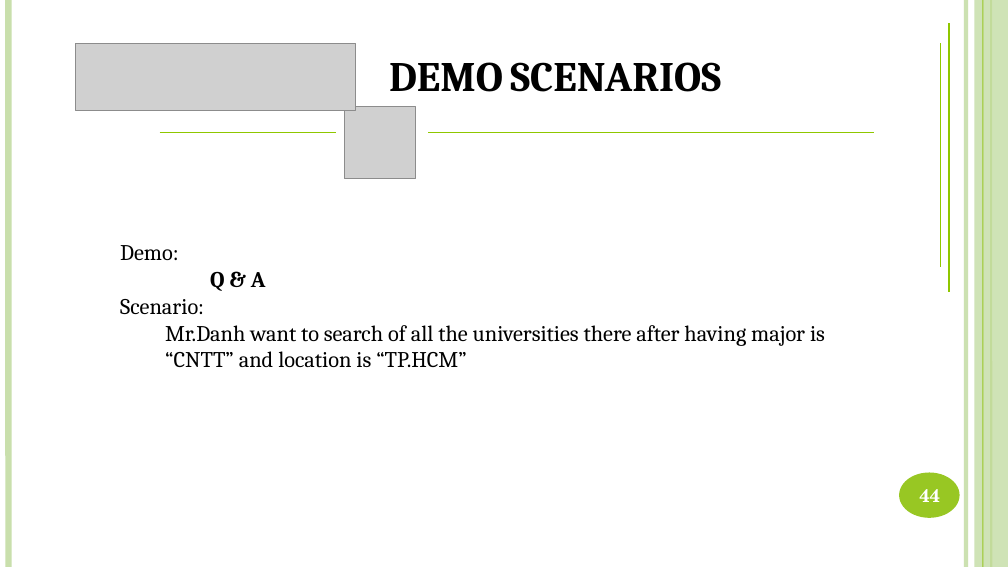
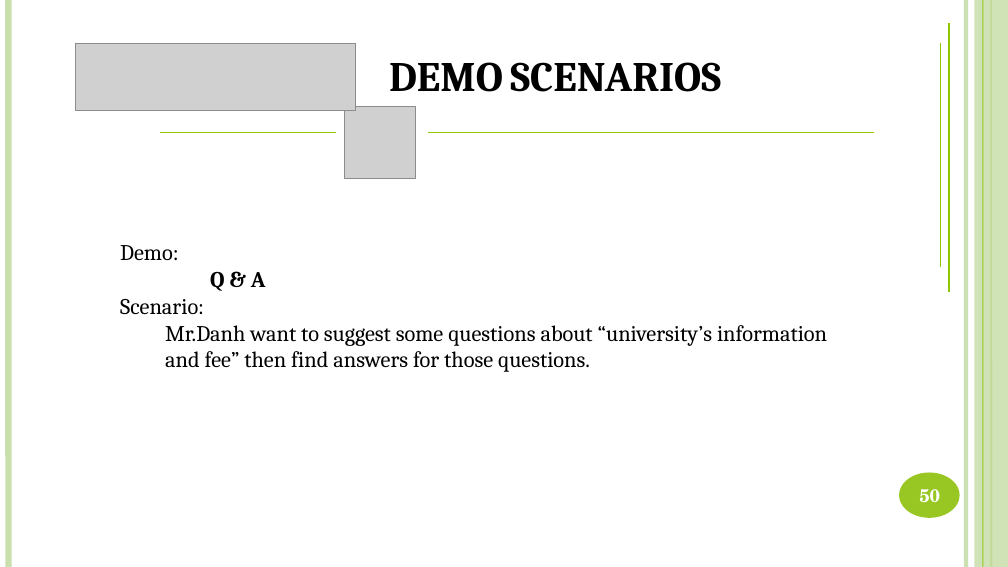
Before and after one commit to DanhLT2/Slide-Unistar, a slide deck: slide 50 of Slide-UniStar/UniStar.pptx (slide 44 before the commit). Drawn at 1008x567 pixels with LibreOffice and Linux fonts; fonts in the diff are those of the drawing; grey boxes stand for pictures. Boxes give left, top, right and bottom in pixels: in the first picture for what was removed or moved away, otherwise in the second. Text is boxed around its words. In the diff, an @@ line names an element or a change of style, - is before the commit and + after.

```diff
--- a/Slide-UniStar/UniStar.pptx
+++ b/Slide-UniStar/UniStar.pptx
@@ text at [165, 325, 827, 372]: text changed @@
-  Mr.Danh want to search of all the universities there after having major is “CNTT” and location is “TP.HCM”
+  Mr.Danh want to suggest some questions about “university’s information and fee” then find answers for those questions.
@@ page number at [919, 489, 940, 503]: text changed @@
-44
+50
```
Also in this commit, not shown: 13 other slides changed, 21 slides added, 5 slides removed, 2 other files.
